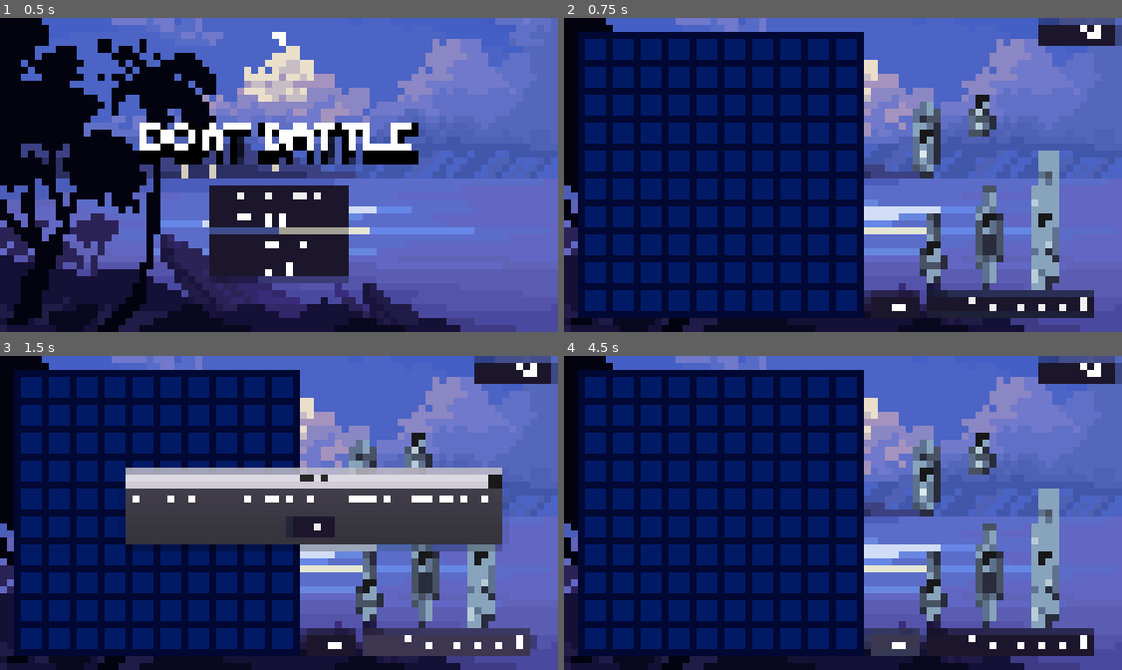
Above: before the commit, frames 1-4 (two rows, left to right).
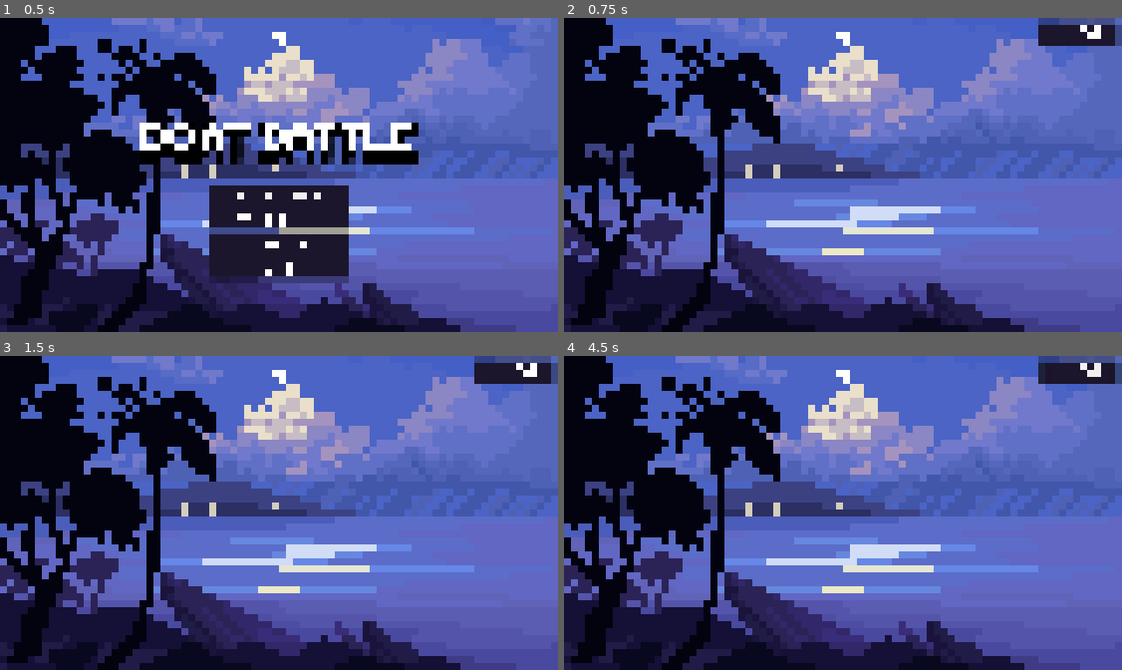
Above: after the commit, the same moments.

Repository: JohnBreaux/Boat-Battle
Game: Godot game, scene res://scenes/Main.tscn
Same seed, same stepped clock (60 frames per second), same inputs: the game is played once before the commit and once after it.
Inputs (mouse positions are in pixels of both pictures, inside the frame that each line leads up to):
- Up to frame 1 (0.5 s): no input
- Up to frame 2 (0.75 s): click "Single Player" at 0.5 s
- Up to frame 3 (1.5 s): click (446, 641) at 1.25 s, where only the run before the commit has a clickable "Confirm Placement"
- Up to frame 4 (4.5 s): click (1010, 641) at 2 s, where only the run before the commit has a clickable "Confirm Placement"; click (876, 525) at 2.75 s, where only the run before the commit has a clickable "OK"; click "Forfeit" at 3.5 s; click (893, 641) at 4.25 s, where only the run before the commit has a clickable "Clear"

Frame 1 is identical in both runs. In frame 2, 53% of the frame differs, in the area x 2-95%, y 4-96%; in frame 3, 61%, in the area x 2-97%, y 4-96%; in frame 4, 54%.
Error after the commit: Invalid get index '0' (on base: 'Dictionary'). (res://script/game/Gameplay/Game.gd:77)

Commit message:
Multiplayer sucks

Diff:
--- a/godot_ship/project.godot
+++ b/godot_ship/project.godot
@@ -20,6 +20,7 @@
 AudioBus="*res://script/audio controller/Audio Bus.gd"
 OptionsController="*res://script/options/OptionsController.gd"
 AudioController="*res://scenes/AudioController.tscn"
+Network="*res://script/network/Network.gd"
 
 [display]
 
--- a/godot_ship/script/game/Gameplay/Fire.gd
+++ b/godot_ship/script/game/Gameplay/Fire.gd
@@ -7,11 +7,9 @@
 # Signal to pass the fire location back to yet-unknown nodes
 signal fire_at
 
-
 func _on_Fire_pressed():
 	var crosshair = get_node("Crosshair")
-	# hides crosshair
-	crosshair.visible = false
+	# Check if the crosshair is in a valid position
 	if crosshair.validate_position(crosshair.position) == true:
 		var crosshair_pos = crosshair.world_to_board_space(crosshair.position)
 		# fires at position
--- a/godot_ship/script/game/Gameplay/Game.gd
+++ b/godot_ship/script/game/Gameplay/Game.gd
@@ -1,4 +1,4 @@
-extends Node
+extends Control
 
 var light_theme = load("res://light_theme.tres")
 var dark_theme = load("res://dark_theme.tres")
@@ -11,15 +11,16 @@
 
 
 # Array of instances of the Player class; stores the Players
-var players = [] # = player1, player2, ...
+var players = {} # = player1, player2, ...
+var players_ready = []
 # turn counter
 var turn = 0
-# Variable transporting hit state between players
-var hit = false
-# Variable tracking whether a game is multiplayer (so that the correct Player type can be spawned)
-# TODO: Multiplayer
-var is_multiplayer = false
+# winner
+var winner = 0
 
+# Every game is a multiplayer game, even the ones that aren't.
+# We're taking the Minecraft approach, baby
+var network_id
 
 # Called when the node enters the scene tree for the first time.
 func _ready():
@@ -29,27 +30,69 @@
 	get_node("ConfirmationDialog").get_ok().rect_min_size.x = 100
 	get_node("ConfirmationDialog").get_cancel().rect_min_size.x = 100
 
-	var _errno = 0;
-	_errno += OptionsController.connect("change_theme", self, "_on_change_theme")
-	_on_change_theme(OptionsController.get_theme())
-	game_start()
+	if multiplayer:
+		# TODO: Spawn a lobby where people can either connect to a peer or create a server
+		pass
 
-func game_setup():
-	print_debug("Congrats! Setup complete.")
+	game_setup()
+
+# Function used to keep track of which players are ready
+remote func player_ready(pid):
+	print (get_tree().is_network_server())
+	var who = pid
+	# Here are some checks you can do, for example
+	assert(get_tree().is_network_server())
+	assert(who in Network.peer_info) # Exists
+	assert(not who in players_ready) # Was not added yet
+
+	players_ready.append(who)
+
+	if players_ready.size() == Network.peer_info.size():
+		rpc("game_start")
 
 # Member functions:
 #   game_start: starts the game
+func game_setup():
+	# If there's no server connected, create one
+	if not Network.connected:
+		# TODO: Create a fake peer who we can automate, for single-player mode
+		Network.start_server()
+	network_id = Network.get_network_id()
+	# Create players for every player in Network.peer_info
+	for k in Network.peer_info.keys():
+		# Create a new player
+		var player = Player.instance()
+		# Set the player's opponent, for now
+		# Give the player a recognizable name, like "1", instead of "@@97"
+		player.name = str(k)
+		# The player controls themselves
+		player.set_network_master(k)
+		# Add the player to the list of players
+		players[k] = player
+		# Add the player to the scene tree
+		add_child(player)
+	pass
+
+	# Connect to your own player_ready signal
+	players[network_id].connect("player_ready", self, "_on_player_ready")
+	# Have your player set up the board:
+	players[network_id].set_up_begin()
+
 func game_start():
-	# Create a player 1
-	var player = Player.instance()
-	# TODO: Create valid callback for player_ready
-	# It shouldn't connect to game_setup
-	player.connect("player_ready", self, "game_setup")
-	# Add player to scene tree
-	add_child(player)
-	# Add player to players
-	players.append(player)
-	pass
+	# Make sure we're the server
+	assert(get_tree().is_network_server())
+	while not winner:
+		for id in players.keys():
+			var hit = players[id].rpc_id(id, "turn_start")
+			var result = players[hit["id"]].rpc_id(hit["id"], "hit", hit["target"])
+			players[id].rpc_id(id, "mark", hit["target"], result)
+		pass
+
+func _on_player_ready(pid):
+	print ("_on_player_ready")
+	match pid:
+		1: player_ready(pid)
+		_: rpc("player_ready", pid)
 
 #   victory_screen: display the victory screen
 func victory_screen():
@@ -76,9 +119,3 @@
 
 func _on_ConfirmationDialog_confirmed():
 	end()
-
-func _on_change_theme(theme):
-	if theme == "light":
-		get_node("Buttons").set_theme(light_theme)
-	elif theme == "dark":
-		get_node("Buttons").set_theme(dark_theme)
--- a/godot_ship/script/game/Gameplay/Player.gd
+++ b/godot_ship/script/game/Gameplay/Player.gd
@@ -1,38 +1,46 @@
 extends Node
 
-# Path to Board class, for instantiating new Boards in code
-var Board = preload("res://scenes/Game/Board.tscn")
-
-# Preloaded assets, to be used later
-# TODO: Move Setup into the Player. It's just here, for now, so that it can be tested and the game doesn't appear broken
-var Setup = preload("res://scenes/Game/Setup.tscn")
-# TODO: Move Fire into the Player. See above.
-var Fire  = preload("res://scenes/Game/Fire.tscn")
-
+# Emitted when the player is ready
 signal player_ready
 
 
-# Player ID of this player
-var pid
-# board (an instance of the Board class)
-onready var board = Board.instance()
+# Preloaded assets, to be used later
+# Path to Board class, for instantiating new Boards in code
+var Board = preload("res://scenes/Game/Board.tscn")
+# Path to Setup menu, so the player may set up their Board
+var Setup = preload("res://scenes/Game/Setup.tscn")
+# Path to Fire menu, so the player may fire on the opponent
+var Fire  = preload("res://scenes/Game/Fire.tscn")
+
+var pid #   Player ID
+var board # Board
+
+var fire_at_position # Position to fire at
+var opponent_pid     # PID of opponent
 
 # Called when the node enters the scene tree for the first time.
 func _ready():
+	# Set the player ID according to which network peer ID we are
+	pid = int(name)
+	board = Board.instance()
+
+remote func set_up_begin():
 	var setup = Setup.instance()
 	setup.connect("board_ready", self, "set_up")
 	add_child(setup)
 
 # Member functions:
 #   hit: Called when opponent fires on us.
-#     Update internal state, and return bool hit/miss, hit = true, miss = false
-func hit(pos):
+#     Update internal state, and return hit/miss/sunk
+remote func hit(pos):
 	var res = board.hit(pos)
-	if res == -1:
-		return true
-	else:
-		return false
-	pass
+	return res
+
+#   mark: Called when the opponent returns hit/miss/sunk
+#     Update internal state, return ack/nak
+remote func mark(pos, value):
+	# Mark the position on the top board
+	board.fire(pos, value)
 
 #   place_ship: called when ships are placed.
 #     forwards Ship locations to the Board, so that it may construct a ship
@@ -40,27 +48,32 @@
 func place_ship(pos, size, orientation, variant):
 	board.place_ship(pos, size, orientation, variant)
 
-#   setUp: set up the board given the placed ship locations
-#     translates the ship positions in the Setup UI to board-space, then places each ship
+#   setup: set up the board given the placed ship locations
+#     Places each ship onto the board
 #     ships: a list of lists of ship properties [[position, orientation, size, variant], ...]
 func set_up(ships):
 	# Place all the ships
 	for i in ships:
 		place_ship(i[0], i[1], i[2], i[3])
-	emit_signal("player_ready")
 	# Add the board to the tree
 	add_child(board)
+	emit_signal("player_ready", pid)
 
-#   turnStart: start player's turn
+#   turn_start: start player's turn
 #     Initiates the player's turn, and blocks until the player selects a location to fire upon
 #     returns: fire = [player id, target coordinates]
-func turnStart():
-	# TODO: Yielf until Fire return
-	add_child(Fire.instance())
-	var player_id = 0
-	var target = Vector2(0,0)
-	return [player_id, target]
-	pass
+remote func turn_start():
+	print("turn_start")
+	var fire = Fire.instance()
+
+	add_child(fire)
+	yield(fire, "fire_at")
+	while not fire_at_position:
+		pass
+	var player_id = opponent_pid
+	var target = fire_at_position
+	fire_at_position = null
+	return {"id": player_id, "target": target}
 
 #   getBoard: returns the player's board
 #     returns: board
@@ -69,17 +82,17 @@
 
 #   forfeit: ends game for player
 #     Sinks all ships
-#		hits every single board tile
+#		Ensures there are no ships left behind
 func forfeit():
 	for i in 10:
 		for j in 10:
-			var pos
-			pos.x = i
-			pos.y = j
-			hit(pos)
+			# Hit the board
+			hit(Vector2(i, j))
 
 #   getShipCount: get the number of ships the player has left alive
 func getShipCount():
-	var count = board.get_ship_count()
-	return count
-	pass
+	return board.get_ship_count()
+
+
+func _on_fire_at(pos):
+	fire_at_position = pos
--- a/godot_ship/script/game/Setup.gd
+++ b/godot_ship/script/game/Setup.gd
@@ -33,7 +33,6 @@
 		# if this is more than zero, the ship is invalid
 		if get_node(ship).validate_placement():
 			valid = false
-	print ("Placement: ", valid)
 	if valid == false:
 		get_node("PlaceShipDialog").popup()
 	else:
@@ -43,9 +42,6 @@
 			ship = get_node(ship)
 			var data = ship.get_shipdata()
 			ship_data.append(data)
-		#print out the array for testing
-		for x in ship_data:
-			print_debug("Ship Position: ", x[0], ", Ship Length: ", x[1], ", Ship Orientation: ", x[2], ", Variant: ", x[3])
 		# Return the shipLocation array to those listening on game_ready
 		emit_signal("board_ready", ship_data)
 		queue_free()
--- /dev/null
+++ b/godot_ship/script/network/Network.gd
@@ -0,0 +1,85 @@
+extends Node
+
+const DEFAULT_PORT = 35879
+const LOCALHOST = "127.0.0.1"
+
+# Store peer info in a dictionary, by player ID
+var peer_info = {}
+# Store this player's hostname
+var local_info = {"hostname": ""}
+
+var connected = false
+
+# Network -- handles server and client setup, and facilitates communication between the two
+#   start_server: Host the game
+#     port: TCP port
+#     max_players: Largest number of players allowed to connect at a time
+func start_server(port = DEFAULT_PORT, max_players = 2):
+	get_hostname()
+	peer_info[1] = local_info
+	var peer = NetworkedMultiplayerENet.new()
+	peer.create_server(port, max_players)
+	get_tree().network_peer = peer
+	connected = true
+	return
+
+func connect_server(ip = LOCALHOST, port = DEFAULT_PORT):
+	get_hostname()
+	var peer = NetworkedMultiplayerENet.new()
+	peer.create_client(ip, port)
+	get_tree().network_peer = peer
+	return
+
+func disconnect_server():
+	get_tree().network_peer = null
+	connected = false
+
+func get_hostname():
+	if local_info["hostname"] == "":
+		var hostname = []
+		var _ret = OS.execute("hostname", [], true, hostname)
+		local_info["hostname"] = hostname[0].split("\n")[0]
+	return local_info["hostname"]
+
+func get_network_id():
+	return get_tree().get_network_unique_id()
+
+func get_ip():
+	print(IP.resolve_hostname(get_hostname(), IP.TYPE_IPV4))
+	pass
+
+func _ready():
+	var _trash
+	_trash = get_tree().connect("network_peer_connected", self, "_peer_connected")
+	_trash = get_tree().connect("network_peer_disconnected", self, "_peer_disconnected")
+	_trash = get_tree().connect("connected_to_server", self, "_server_connected")
+	_trash = get_tree().connect("connection_failed", self, "_connection_fail")
+	_trash = get_tree().connect("server_disconnected", self, "_server_disconnected")
+
+func _peer_connected(id):
+	rpc_id(id, "register_peer", local_info)
+	pass
+
+func _peer_disconnected(id):
+	peer_info.erase(id)
+	pass
+
+func _server_connected():
+	# On connection to the server, you get a global network id
+	# Save your info at this id
+	peer_info[get_network_id()] = local_info
+	connected = true
+	pass
+
+func _server_disconnected():
+	connected = false
+	pass
+
+func _connection_fail():
+	connected = false
+	pass
+
+remote func register_peer(info):
+	# Save player information under the sender id's peer info
+	peer_info[get_tree().get_rpc_sender_id()] = info
+	pass
--- /dev/null
+++ b/godot_ship/script/options/Network.gd
@@ -0,0 +1,5 @@
+extends Node
+
+
+func _ready():
+	pass
